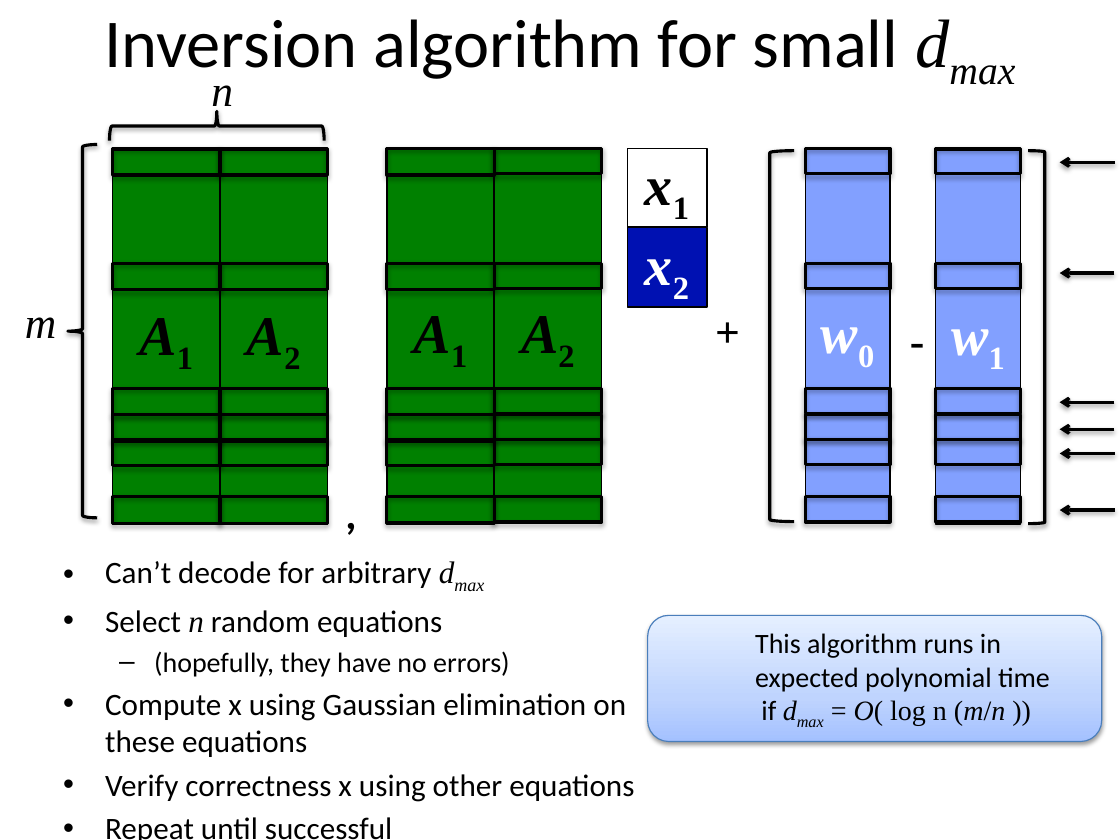
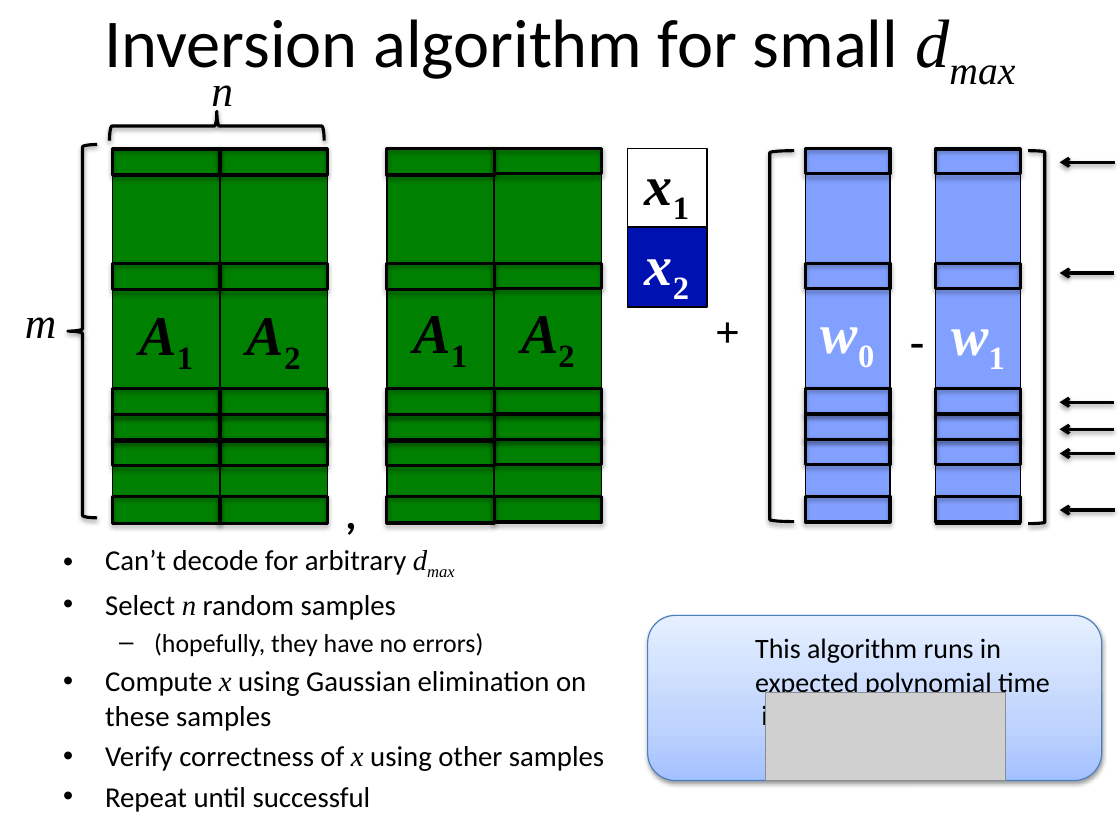
Before and after one commit to xianruimeng/comp-fuzzy-ext, a slide deck: slide 33 of ComputationalFuzzyExtractors.pptx. Drawn at 1120x840 pixels with LibreOffice and Linux fonts; fonts in the diff are those of the drawing; grey boxes stand for pictures. Boxes give left, top, right and bottom in pixels: in the first picture for what was removed or moved away, otherwise in the second. Text is boxed around its words. In the diff, an @@ line names an element or a change of style, - is before the commit and + after.

```diff
--- a/ComputationalFuzzyExtractors.pptx
+++ b/ComputationalFuzzyExtractors.pptx
@@ text "Can’t decode for arbitrary dmax": place and size @@
-text "Can’t decode for arbitrary dmax" at [105,561,634,840]
+text "Can’t decode for arbitrary dmax" at [105,550,604,812]
@@ text at [105,550,484,812]: size 20 to 18.5 pt in "Can’t decode for arbitrary dmax", "Repeat until successful"; size 18 to 16.6 pt in "(hopefully, they have no errors)" @@
@@ text at [105,595,396,620]: text changed; size 20 to 18.5 pt @@
-• Select n random equations
+• Select n random samples
@@ rounded rectangle "This algorithm runs in expected ...": place and size @@
-rounded rectangle "This algorithm runs in expected ..." at [647,616,1101,743]
+rounded rectangle "This algorithm runs in expected ..." at [647,616,1101,781]
@@ text in rounded rectangle at [755,638,1050,732]: text changed @@
-  This algorithm runs in
-  expected polynomial time
-  if dmax = O( log n (m/n ))
+  This algorithm runs in
+  expected polynomial time
+  if
@@ text at [105,671,604,771]: text changed; size 20 to 18.5 pt @@
-• Compute x using Gaussian elimination on these equations
-• Verify correctness x using other equations
+• Compute x using Gaussian elimination on these samples
+• Verify correctness of x using other samples
@@ picture added at [766,692,1006,781] @@
```
Also in this commit, not shown: 23 other slides changed.
